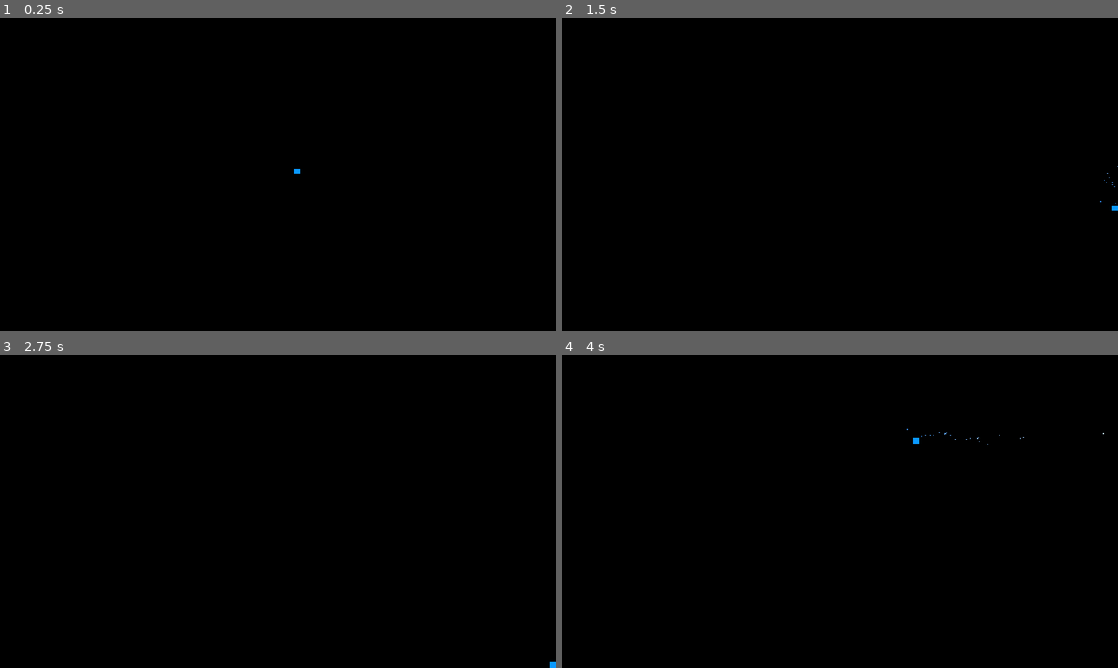
Above: before the commit, frames 1-4 (two rows, left to right).
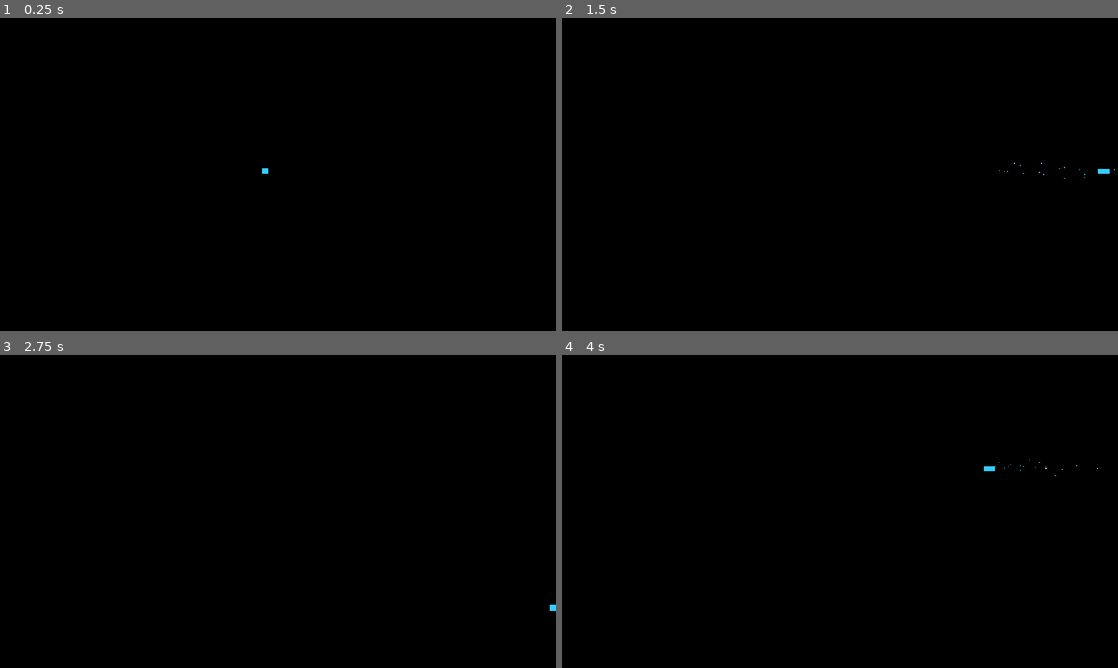
Above: after the commit, the same moments.

Repository: UnCompa/dodge-the-beat
Game: Godot game, scene res://escenas/escena_principal/escena_principal.tscn
Same seed, same stepped clock (60 frames per second), same inputs: the game is played once before the commit and once after it.
Inputs:
- Up to frame 1 (0.25 s): no input
- Up to frame 2 (1.5 s): tap Enter (ui_accept) at 0.5, 0.6, 0.77, 1.07, 1.25, 1.35 s; hold Right (ui_right) 0.53-1.28 s; hold Down (ui_down) from 1.28 s (still down)
- Up to frame 3 (2.75 s): tap Enter (ui_accept) at 1.52, 1.82, 2.1 s; release Down (ui_down) at 2.03 s; hold Right (ui_right) from 2.03 s (still down)
- Up to frame 4 (4 s): tap Enter (ui_accept) at 2.75, 2.85, 3.02, 3.32, 3.6, 3.77 s; release Right (ui_right) at 2.78 s; hold Up (ui_up) 2.78-3.53 s; hold Left (ui_left) from 3.53 s (still down)

The runs differ from the first frame. In frame 1, less than 0.1% of the frame differs, in the area x 47-54%, y 48-50%; in frame 2, less than 0.1%; in frame 3, less than 0.1%; in frame 4, less than 0.1%, in the area x 62-98%, y 23-39%.

Commit message:
feat: adding best movement player and effects

Diff:
--- a/escenas/escena_principal/escena_principal.tscn
+++ b/escenas/escena_principal/escena_principal.tscn
@@ -5,10 +5,10 @@
 
 [node name="EscenaPrincipal" type="Node2D" unique_id=1234830979]
 
-[node name="Player" parent="." unique_id=1616885226 instance=ExtResource("1_pdctq")]
-position = Vector2(12, 27)
-
 [node name="Camera2D" type="Camera2D" parent="." unique_id=1639451654]
-zoom = Vector2(2, 2)
+zoom = Vector2(1.25, 1.25)
 limit_smoothed = true
 script = ExtResource("2_snxy5")
+
+[node name="Player" parent="." unique_id=1616885226 instance=ExtResource("1_pdctq")]
+position = Vector2(-22, 26)
--- a/escenas/player/character_body_2d.gd
+++ b/escenas/player/character_body_2d.gd
@@ -6,46 +6,206 @@
 @export var deceleration := 1400.0
 
 @export_group("Dash Settings")
-@export var dash_speed := 600.0 # Un poco más rápido para compensar el frenado
+@export var dash_speed := 600.0
 @export var dash_duration := 0.2
 @export var dash_cooldown := 0.6
-@export var dash_brake_force := 5000.0 # Fuerza para frenar si presionas atrás
+@export var dash_brake_force := 5000.0
+
+@export_group("JSAB Visuals")
+@export var stretch_factor := 0.6
+@export var squash_factor := 0.3
+@export var rotation_speed := 20.0
+@export var return_speed := 10.0
+@export var min_stretch_vel := 20.0
+@export var player_color := Color(0.2, 0.8, 1.0, 1.0)  # Celeste JSAB
 
 var dash_timer: float = 0.0
 var cooldown_timer: float = 0.0
 var is_dashing: bool = false
 var dash_direction := Vector2.ZERO
 
-@onready var trail_particles: GPUParticles2D
+# Referencias a nodos creados dinámicamente
+var collision_poly: CollisionPolygon2D
+var visual_poly: Polygon2D
+var trail_particles: GPUParticles2D
+
+# Estado de deformación
+var current_rotation: float = 0.0
+var current_stretch: float = 0.0
+var facing_direction: Vector2 = Vector2.RIGHT
+var base_polygon: PackedVector2Array  # Forma base del polígono
 
 func _ready() -> void:
-	create_and_setup_trail()
+	create_player_shape()
+	create_trail_particles()
+
+func create_player_shape() -> void:
+	# Creamos la forma base: un cuadrado/círculo suave de 30x30
+	var size := 10.0
+	var half := size / 2.0
+
+	# Polígono octogonal suave (forma JSAB típica)
+	base_polygon = PackedVector2Array([
+	Vector2(-half, -half),   # Arriba-izq
+	Vector2(half, -half),    # Arriba-der
+	Vector2(half, half),     # Abajo-der
+	Vector2(-half, half),    # Abajo-izq
+	])
+
+	# 1. Crear CollisionPolygon2D
+	collision_poly = CollisionPolygon2D.new()
+	collision_poly.name = "CollisionPolygon2D"
+	collision_poly.polygon = base_polygon.duplicate()
+	add_child(collision_poly)
+
+	# 2. Crear Polygon2D visual como hijo de la colisión
+	visual_poly = Polygon2D.new()
+	visual_poly.name = "VisualPolygon"
+	visual_poly.polygon = base_polygon.duplicate()
+	visual_poly.color = player_color
+
+	# Efecto de brillo/borde
+	visual_poly.polygons = [PackedInt32Array(range(base_polygon.size()))]
+
+	# Opcional: añadir un poco de antialiasing visual
+	visual_poly.texture_filter = CanvasItem.TEXTURE_FILTER_LINEAR
+
+	collision_poly.add_child(visual_poly)
+
+	# Asegurar que esté centrado
+	collision_poly.position = Vector2.ZERO
+	visual_poly.position = Vector2.ZERO
+
+func create_trail_particles() -> void:
+	trail_particles = GPUParticles2D.new()
+	trail_particles.name = "TrailParticles"
+	trail_particles.show_behind_parent = true
+	trail_particles.local_coords = false
+	trail_particles.position = Vector2.ZERO
+	add_child(trail_particles)
+
+	var material := ParticleProcessMaterial.new()
+
+	# Emisión desde el centro del jugador
+	material.emission_shape = ParticleProcessMaterial.EMISSION_SHAPE_SPHERE
+	material.emission_sphere_radius = 20.0
+
+	material.gravity = Vector3.ZERO
+	material.spread = 0.0
+	material.initial_velocity_min = 0.0
+	material.initial_velocity_max = 0.0
+
+	# Curva de escala
+	var scale_curve := Curve.new()
+	scale_curve.add_point(Vector2(0.0, 0.6))
+	scale_curve.add_point(Vector2(0.3, 1.0))
+	scale_curve.add_point(Vector2(1.0, 0.0))
+	var scale_texture := CurveTexture.new()
+	scale_texture.curve = scale_curve
+	material.scale_curve = scale_texture
+
+	# Color celeste que se desvanece
+	var gradient := Gradient.new()
+	gradient.add_point(0.0, Color(player_color.r, player_color.g, player_color.b, 0.6))
+	gradient.add_point(1.0, Color(player_color.r, player_color.g, player_color.b, 0.0))
+	var color_ramp := GradientTexture1D.new()
+	color_ramp.gradient = gradient
+	material.color_ramp = color_ramp
+
+	trail_particles.process_material = material
+	trail_particles.amount = 150
+	trail_particles.lifetime = 0.5
+	trail_particles.emitting = true
 
 func _physics_process(delta: float) -> void:
 	var input_dir = Input.get_vector("ui_left", "ui_right", "ui_up", "ui_down")
 
-	# Gestionar timers
+	# Timers
 	if cooldown_timer > 0:
 		cooldown_timer -= delta
 
-	# LÓGICA DE DASH
+	# Dash input
 	if Input.is_action_just_pressed("ui_accept") and cooldown_timer <= 0:
 		start_dash(input_dir)
 
+	# Movimiento
 	if is_dashing:
 		process_dash(input_dir, delta)
 	else:
 		process_normal_movement(input_dir, delta)
 
 	move_and_slide()
+
+	# Actualizar forma JSAB
+	update_jsab_shape(delta)
 	update_trail()
+
+func update_jsab_shape(delta: float) -> void:
+	var vel = velocity.length()
+
+	if vel > min_stretch_vel:
+		var move_dir = velocity.normalized()
+		facing_direction = move_dir
+
+		var vel_percent = clamp(vel / dash_speed, 0.0, 1.0)
+		var target_stretch = lerp(0.0, stretch_factor, vel_percent)
+
+		if is_dashing:
+			target_stretch *= 1.3
+
+		var target_rotation = move_dir.angle()
+		current_rotation = lerp_angle(current_rotation, target_rotation, rotation_speed * delta)
+		current_stretch = lerp(current_stretch, target_stretch, rotation_speed * delta)
+	else:
+		current_stretch = lerp(current_stretch, 0.0, return_speed * delta)
+		if current_stretch < 0.05:
+			current_rotation = lerp_angle(current_rotation, 0.0, return_speed * delta)
+
+	apply_deformation()
+
+func apply_deformation() -> void:
+	if current_stretch < 0.01:
+		# Sin deformación - polígono base
+		visual_poly.rotation = current_rotation
+		collision_poly.rotation = current_rotation
+		visual_poly.scale = Vector2.ONE
+		collision_poly.scale = Vector2.ONE
+		return
+
+	# Calculamos transformación de estiramiento
+	var stretch_mult = 1.0 + current_stretch
+	var squash_mult = 1.0 - (current_stretch * squash_factor)
+
+	# Aplicamos rotación
+	visual_poly.rotation = current_rotation
+	collision_poly.rotation = current_rotation
+
+	# Aplicamos escala no uniforme
+	var deform_scale = Vector2(stretch_mult, squash_mult)
+	visual_poly.scale = deform_scale
+	collision_poly.scale = deform_scale
+
+func update_trail() -> void:
+	var vel = velocity.length()
+	var speed_percent = vel / dash_speed
+
+	if vel > 50.0:
+		trail_particles.amount_ratio = clamp(speed_percent, 0.2, 1.0)
+	else:
+		trail_particles.amount_ratio = 0.0
+
+	if is_dashing:
+		trail_particles.lifetime = 0.8
+		trail_particles.self_modulate = Color(3.0, 3.0, 5.0, 1.0)  # Brillo intenso
+	else:
+		trail_particles.lifetime = 0.4
+		trail_particles.self_modulate = Color.WHITE
 
 func start_dash(input_dir: Vector2) -> void:
 	is_dashing = true
 	dash_timer = dash_duration
 	cooldown_timer = dash_cooldown
 
-	# Si no hay input, dashea hacia donde ya se movía o hacia adelante
 	if input_dir == Vector2.ZERO:
 		dash_direction = velocity.normalized() if velocity.length() > 10 else Vector2.RIGHT
 	else:
@@ -53,87 +213,34 @@
 
 	velocity = dash_direction * dash_speed
 
+	# Squash de carga
+	current_stretch = -0.15
+
 func process_dash(input_dir: Vector2, delta: float) -> void:
 	dash_timer -= delta
 
-	# --- MEJORA DE CONTROL: FRENADO CONTRARIO ---
-	# Si el jugador presiona una dirección opuesta al dash, desaceleramos fuerte
 	if input_dir != Vector2.ZERO:
-		var dot_product = input_dir.dot(dash_direction)
-		if dot_product < -0.1: # Está presionando hacia atrás o diagonal atrás
+		var dot = input_dir.dot(dash_direction)
+		if dot < -0.1:
 			velocity = velocity.move_toward(Vector2.ZERO, dash_brake_force * delta)
 
-	# Salir del dash si se acaba el tiempo o si frenamos casi por completo
 	if dash_timer <= 0 or velocity.length() < speed:
 		is_dashing = false
+		current_stretch *= 0.3  # Rebote al terminar
 
 func process_normal_movement(input_dir: Vector2, delta: float) -> void:
 	if input_dir != Vector2.ZERO:
-		# Aceleración normal
 		velocity = velocity.move_toward(input_dir * speed, acceleration * delta)
 	else:
-		# Fricción cuando no hay input
 		velocity = velocity.move_toward(Vector2.ZERO, deceleration * delta)
 
-func create_and_setup_trail() -> void:
-	trail_particles = GPUParticles2D.new()
-	trail_particles.name = "TrailParticles"
-	trail_particles.show_behind_parent = true
-	trail_particles.local_coords = false
-
-	# Asegúrate de que la posición sea el centro (0,0) relativo al CharacterBody2D
-	trail_particles.position = Vector2.ZERO
-	add_child(trail_particles)
-
-	var material := ParticleProcessMaterial.new()
-
-	# --- LA CLAVE PARA EL CENTRO ---
-	# Esto hace que las partículas nazcan en un área circular en lugar de un punto
-	material.emission_shape = ParticleProcessMaterial.EMISSION_SHAPE_SPHERE
-	material.emission_sphere_radius = 15.0 # Ajusta este radio según el tamaño de tu Sprite
-	# -------------------------------
-
-	material.gravity = Vector3.ZERO
-	material.spread = 0.0
-	material.initial_velocity_min = 0.0
-	material.initial_velocity_max = 0.0
-
-	# Curva de escala (más bonito: empieza mediano, crece un poco y desaparece)
-	var scale_curve := Curve.new()
-	scale_curve.add_point(Vector2(0.0, 0.5))
-	scale_curve.add_point(Vector2(0.2, 1.0))
-	scale_curve.add_point(Vector2(1.0, 0.0))
-	var scale_texture := CurveTexture.new()
-	scale_texture.curve = scale_curve
-	material.scale_curve = scale_texture
-
-	# Gradiente
-	var gradient := Gradient.new()
-	gradient.add_point(0.0, Color(0.15, 0.55, 1.0, 0.8)) # Un poco de transparencia inicial
-	gradient.add_point(1.0, Color(0.15, 0.55, 1.0, 0.0))
-	var color_ramp := GradientTexture1D.new()
-	color_ramp.gradient = gradient
-	material.color_ramp = color_ramp
-
-	trail_particles.process_material = material
-
-	trail_particles.amount = 100
-	trail_particles.lifetime = 0.4
-	trail_particles.emitting = true
-
-func update_trail() -> void:
-	var speed_percent = velocity.length() / dash_speed
-
-	if velocity.length() > 50.0:
-		# En lugar de apagar/prender, ajustamos la cantidad de partículas
-		trail_particles.amount_ratio = clamp(speed_percent, 0.2, 1.0)
-	else:
-		trail_particles.amount_ratio = 0.0
-
-	if is_dashing:
-		trail_particles.lifetime = 0.8
-		# Glow usando modulación (requiere que el CanvasItem tenga un material con Bloom)
-		trail_particles.self_modulate = Color(2.5, 2.5, 5.0, 1.0)
-	else:
-		trail_particles.lifetime = 0.4
-		trail_particles.self_modulate = Color.WHITE
+# Llamar esto cuando colisiones con algo
+func register_collision_impact(collision_normal: Vector2, impact_force: float) -> void:
+	# Squash en dirección del impacto
+	current_rotation = (-collision_normal).angle()
+	current_stretch = clamp(impact_force / 800.0, 0.0, 0.4)
+
+	# Efecto visual de impacto
+	visual_poly.self_modulate = Color.WHITE
+	await get_tree().create_timer(0.05).timeout
+	visual_poly.self_modulate = player_color
--- a/escenas/player/player.tscn
+++ b/escenas/player/player.tscn
@@ -8,12 +8,6 @@
 script = ExtResource("1_txhqx")
 
 [node name="CollisionPolygon2D" type="CollisionPolygon2D" parent="CharacterBody2D" unique_id=1198842287]
-position = Vector2(5.9999995, 9)
-scale = Vector2(1.0265789, 1.1682531)
-polygon = PackedVector2Array(-1, -5, -1, 0, 5, 0, 5, -5)
-
-[node name="Polygon2D" type="Polygon2D" parent="CharacterBody2D/CollisionPolygon2D" unique_id=1565766938]
-position = Vector2(-1, -5)
-scale = Vector2(0.85870594, 0.8075173)
-color = Color(0.04000002, 0.60000014, 1, 1)
-polygon = PackedVector2Array(0, 6, 3.4557247, 6, 7, 6, 7, 0, 0, 0)
+position = Vector2(3.494382, 8.736308)
+scale = Vector2(1.2479932, 1.3440473)
+disabled = true
